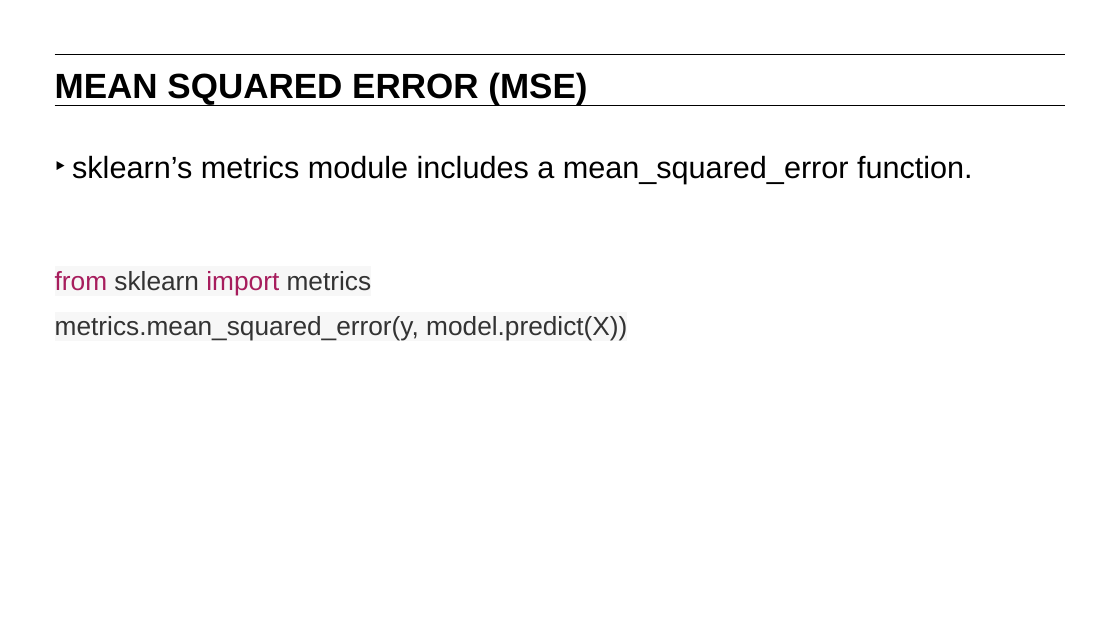
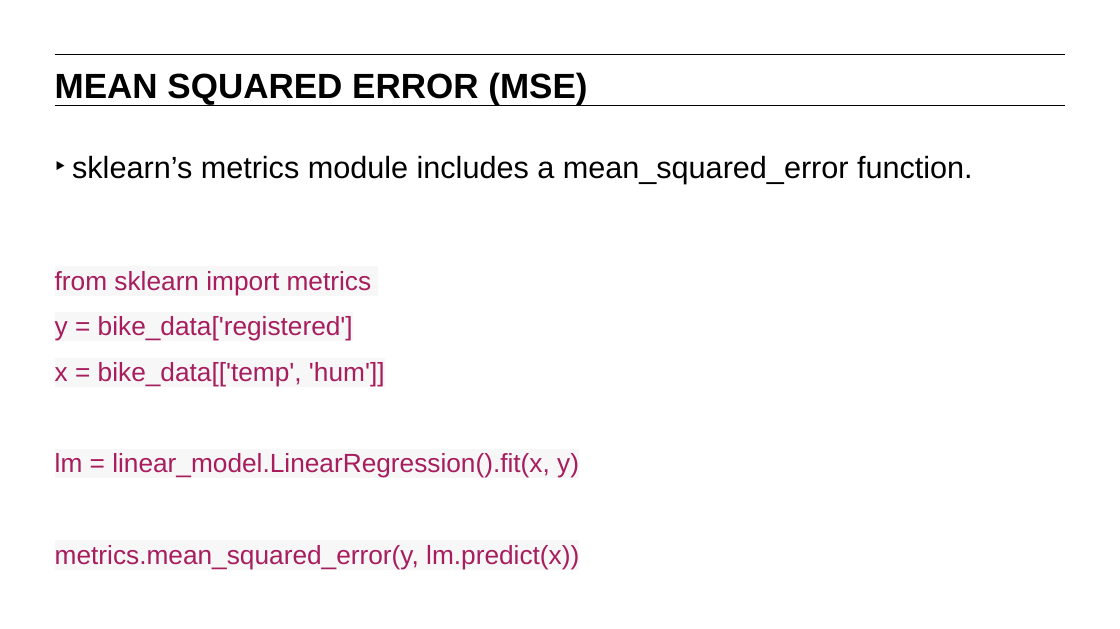
Before and after one commit to matanefron/data-sets, a slide deck: slide 9 of lessons/lesson-6/06-evaluating-model-fit.pptx. Drawn at 1120x629 pixels with LibreOffice and Linux fonts; fonts in the diff are those of the drawing. Boxes give left, top, right and bottom in pixels: in the first picture for what was removed or moved away, otherwise in the second. Text is boxed around its words. In the diff, an @@ line names an element or a change of style, - is before the commit and + after.

Commit message:
temp data relocation

```diff
--- a/lessons/lesson-6/06-evaluating-model-fit.pptx
+++ b/lessons/lesson-6/06-evaluating-model-fit.pptx
@@ text at [55, 271, 579, 569]: text changed; text colour #333333 to #A71D5D @@
-from sklearn import metrics
-metrics.mean_squared_error(y, model.predict(X))
+from sklearn import metrics
+y = bike_data['registered']
+x = bike_data[['temp', 'hum']]
+lm = linear_model.LinearRegression().fit(x, y)
+metrics.mean_squared_error(y, lm.predict(x))
```
Also in this commit, not shown: 7 other files.
